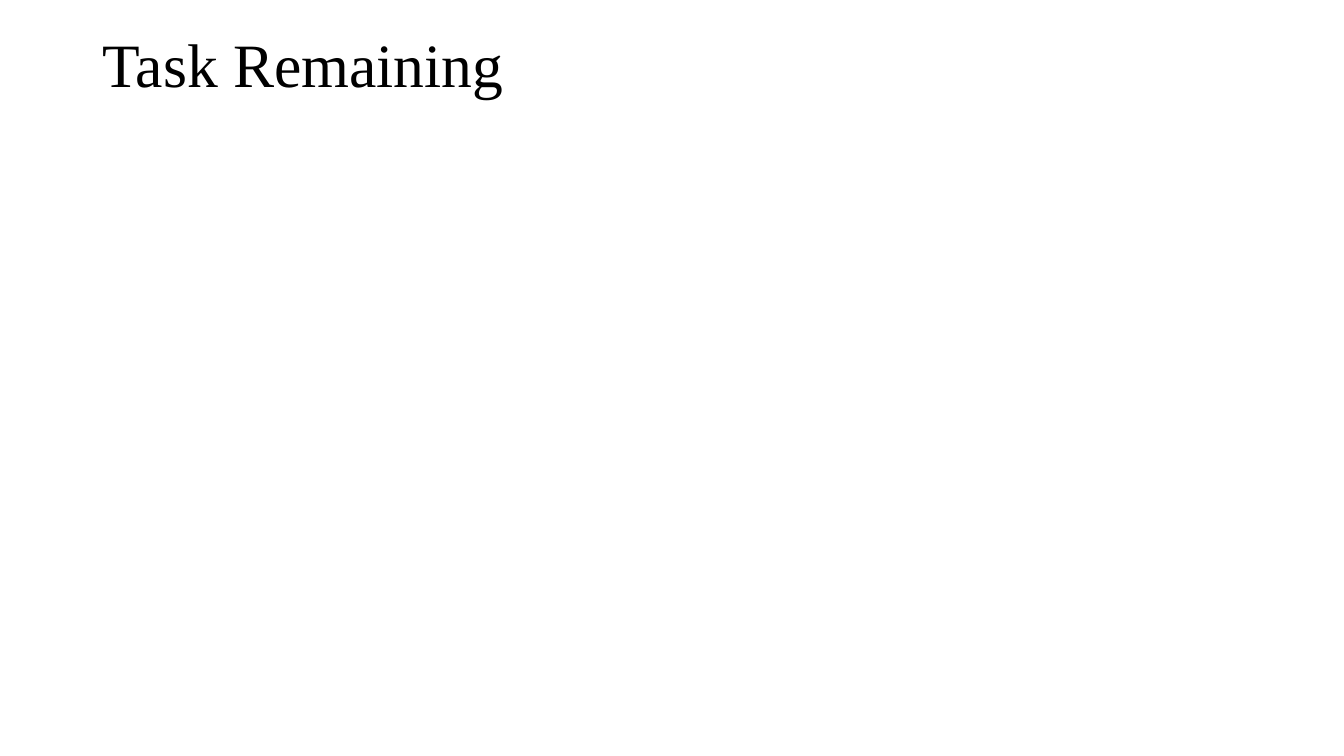
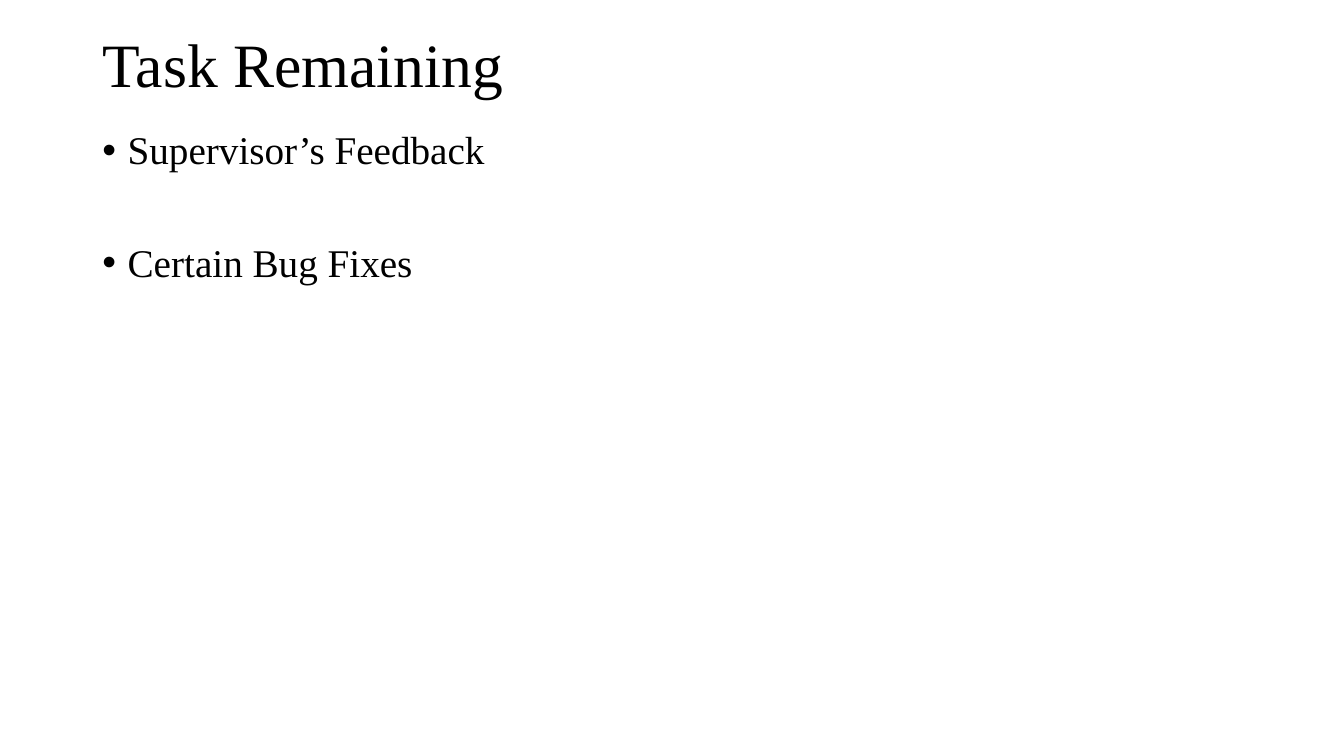
Before and after one commit to SaurabhSubedi/Hire-Hawk, a slide deck: slide 24 of Docs/MidtermPresentationHireHawk.pptx (slide 14 before the commit). Drawn at 1344x756 pixels with LibreOffice and Linux fonts; fonts in the diff are those of the drawing. Boxes give left, top, right and bottom in pixels: in the first picture for what was removed or moved away, otherwise in the second. Text is boxed around its words. In the diff, an @@ line names an element or a change of style, - is before the commit and + after.

```diff
--- a/Docs/MidtermPresentationHireHawk.pptx
+++ b/Docs/MidtermPresentationHireHawk.pptx
@@ text added at box(128, 136, 485, 284), 28 pt, text #000000 @@
+• Supervisor’s Feedback
+• Certain Bug Fixes
```
Also in this commit, not shown: 6 other slides changed, 18 slides added, 8 slides removed, 6 other files.
